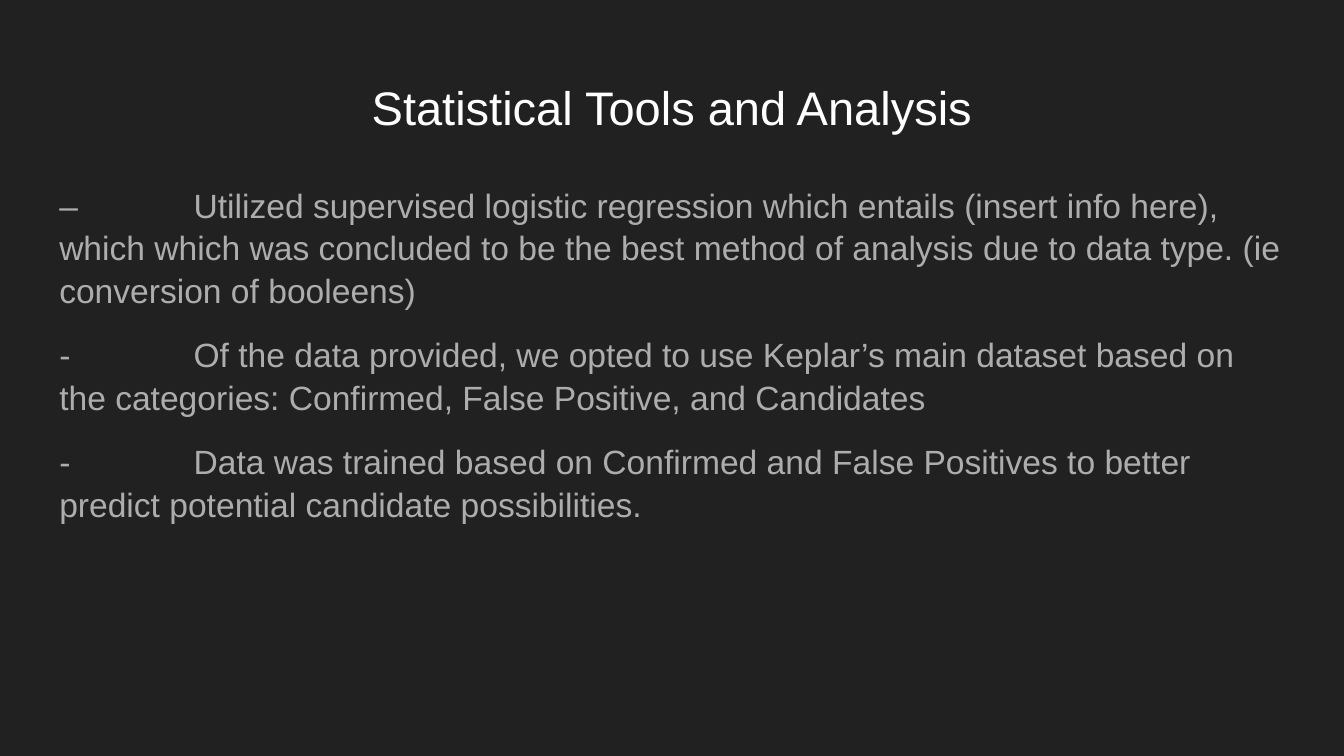
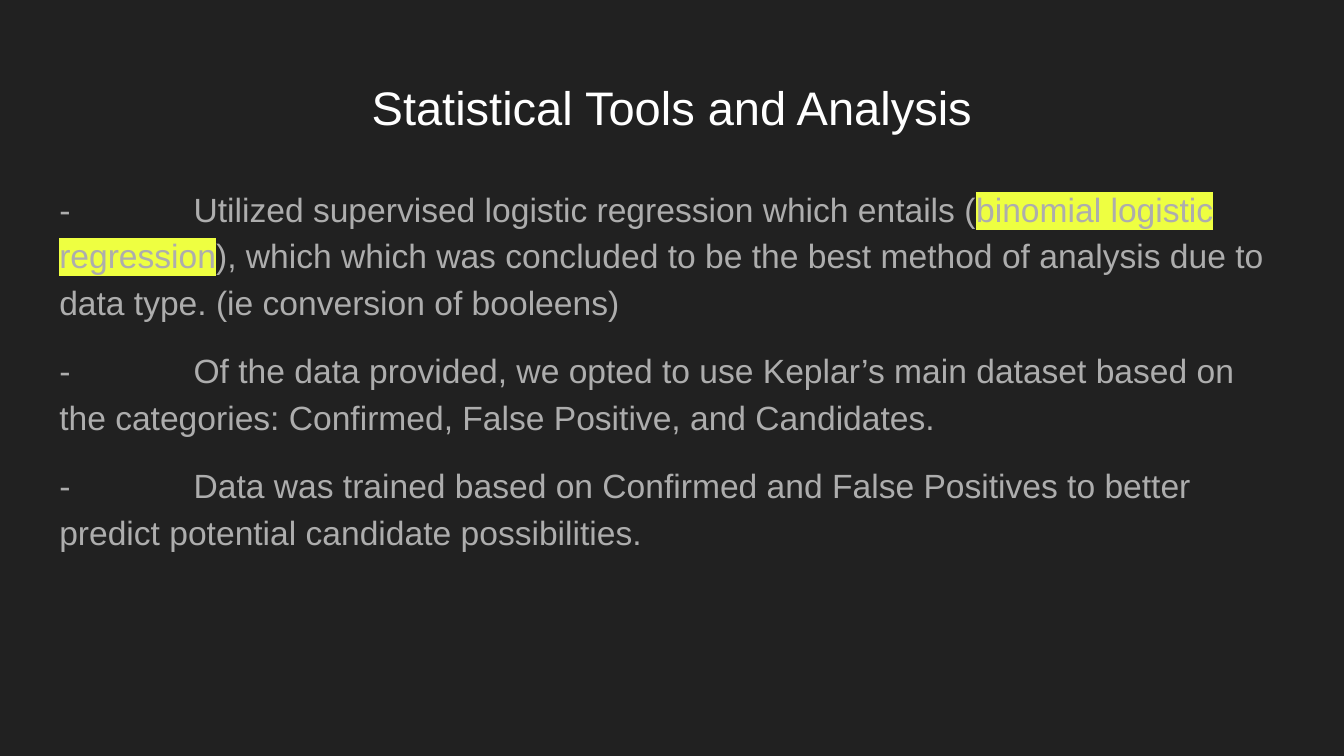
Before and after one commit to psidhu42/Group-3-NASA-Exoplanets, a slide deck: slide 7 of resources/powerpoints/NASAExoplanets (1).pptx (slide 5 before the commit). Drawn at 1344x756 pixels with LibreOffice and Linux fonts; fonts in the diff are those of the drawing. Boxes give left, top, right and bottom in pixels: in the first picture for what was removed or moved away, otherwise in the second. Text is boxed around its words. In the diff, an @@ line names an element or a change of style, - is before the commit and + after.

Commit message:
Updated Slides

```diff
--- a/resources/powerpoints/NASAExoplanets (1).pptx
+++ b/resources/powerpoints/NASAExoplanets (1).pptx
@@ text at [59,195,1263,436]: text changed @@
-– Utilized supervised logistic regression which entails (insert info here), which which was concluded to be the best method of analysis due to data type. (ie conversion of booleens)
-- Of the data provided, we opted to use Keplar’s main dataset based on the categories: Confirmed, False Positive, and Candidates
+- Utilized supervised logistic regression which entails (binomial logistic regression), which which was concluded to be the best method of analysis due to data type. (ie conversion of booleens)
+- Of the data provided, we opted to use Keplar’s main dataset based on the categories: Confirmed, False Positive, and Candidates.
@@ text at [59,473,1191,551]: line spacing 1.05 to 1.15 @@
```
Also in this commit, not shown: 2 other slides changed, 5 slides added, 1 slide removed.
